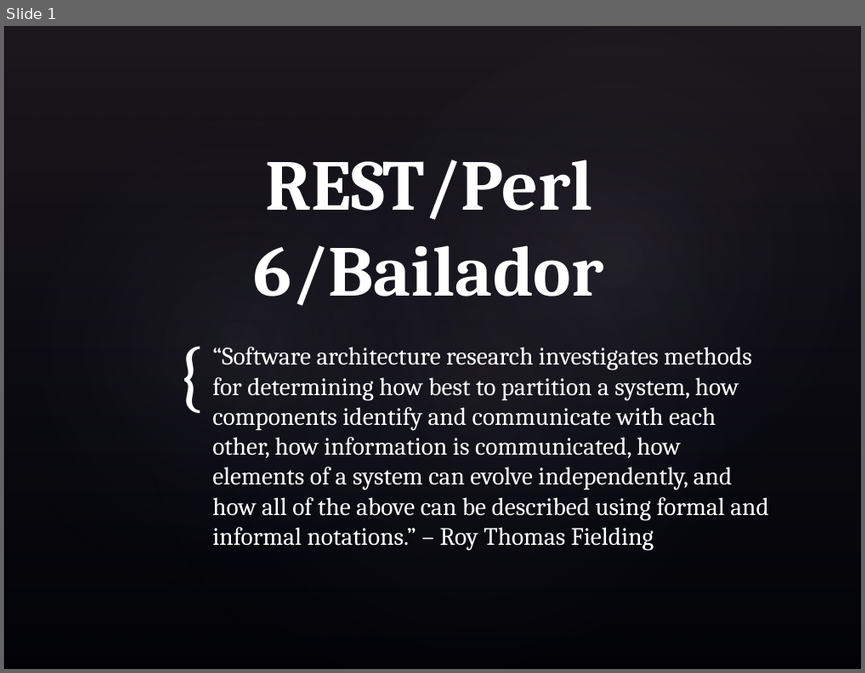
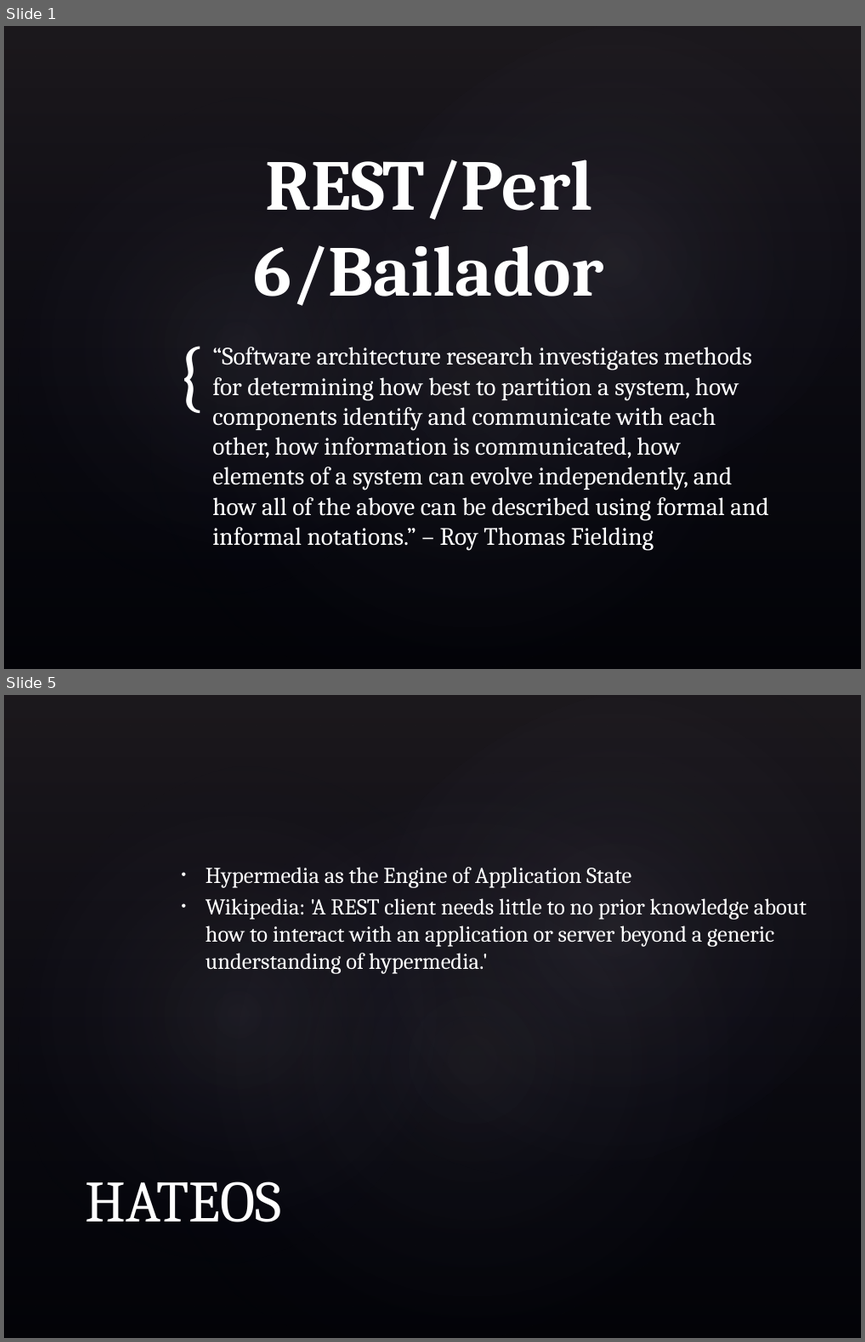
Before and after one commit to skeletonkey/Perl6_REST, a slide deck: docs/Perl6_REST.pptx. Shown one above the other, each under a label of ours: slide 1 before the commit, slides 1 and 5 after it; the slides between them are not shown. The pictures are 865x673 and 865x1342 pixels, drawn with LibreOffice and Linux fonts; fonts in the diff are those of the drawing; background and template pictures are left out. Boxes give left, top, right and bottom in pixels: in the first picture for what was removed or moved away, otherwise in the second. Text is boxed around its words. In the diff, an @@ line names an element or a change of style, - is before the commit and + after.

```diff
--- a/docs/Perl6_REST.pptx
+++ b/docs/Perl6_REST.pptx
@@ slide 5 added at (4,695,861,1338), background picture (left out); not listed: 4 template elements that a slide beside it also shows @@
@@ text added at (205,867,806,974), 19 pt, text #FFFFFF @@
+  • Hypermedia as the Engine of Application State
+  • Wikipedia: 'A REST client needs little to no prior knowledge about how to interact with an application or server beyond a generic understanding of hypermedia.'
@@ title added at (86,1181,282,1222), 49 pt, text #FFFFFF @@
+HATEOS
```
Also in this commit, not shown: 1 slide changed, 13 other slides added.
